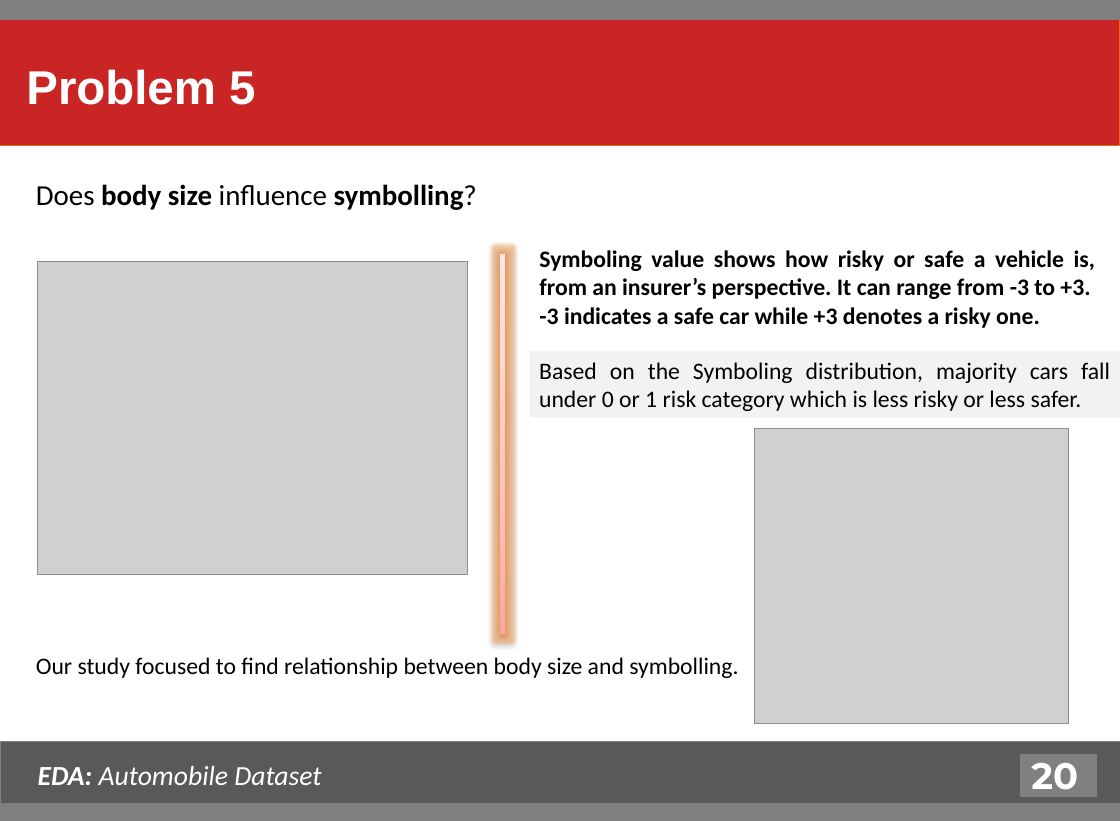
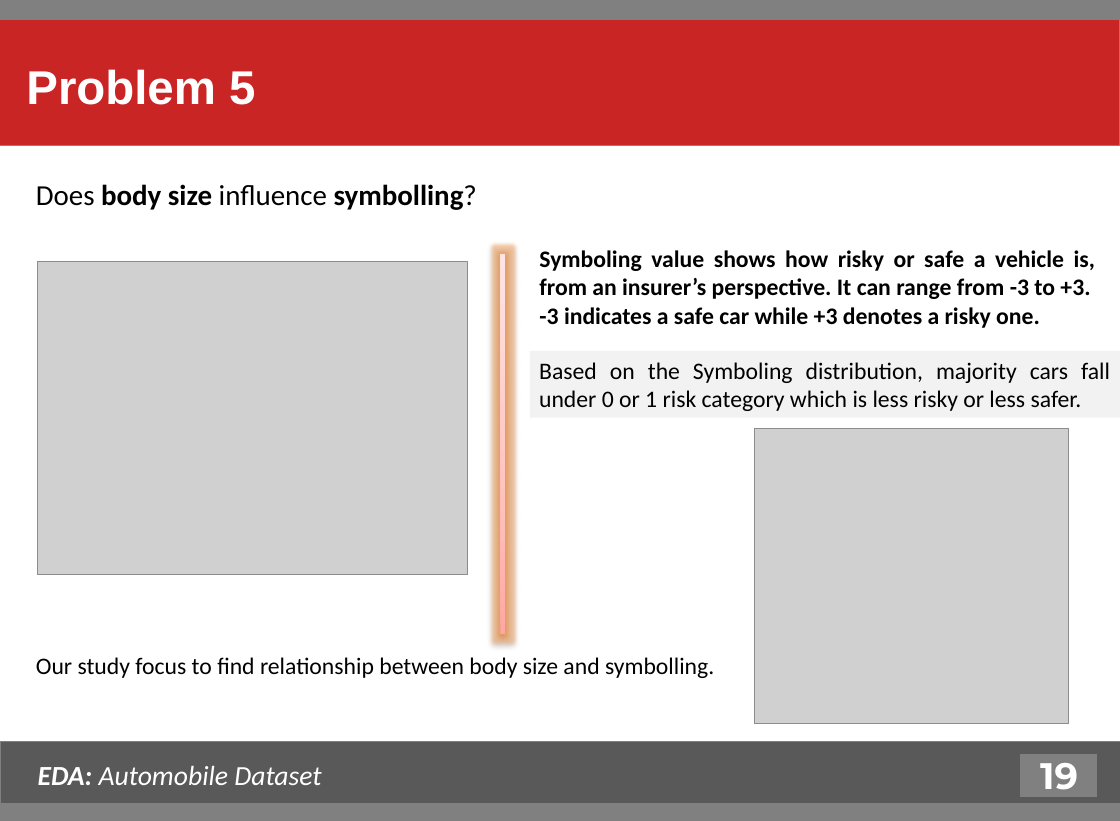
Before and after one commit to purnananda/Automobile_EDA, a slide deck: slide 20 of EDA_Automobile_Dataset.pptx. Drawn at 1120x821 pixels with LibreOffice and Linux fonts; fonts in the diff are those of the drawing; grey boxes stand for pictures. Boxes give left, top, right and bottom in pixels: in the first picture for what was removed or moved away, otherwise in the second. Text is boxed around its words. In the diff, an @@ line names an element or a change of style, - is before the commit and + after.

```diff
--- a/EDA_Automobile_Dataset.pptx
+++ b/EDA_Automobile_Dataset.pptx
@@ text at (36, 657, 714, 678): text changed @@
-Our study focused to find relationship between body size and symbolling.
+Our study focus to find relationship between body size and symbolling.
@@ text at (1040, 763, 1078, 790): text changed @@
-20
+19
```
Also in this commit, not shown: 10 other slides changed, 1 slide added, 1 other file.
